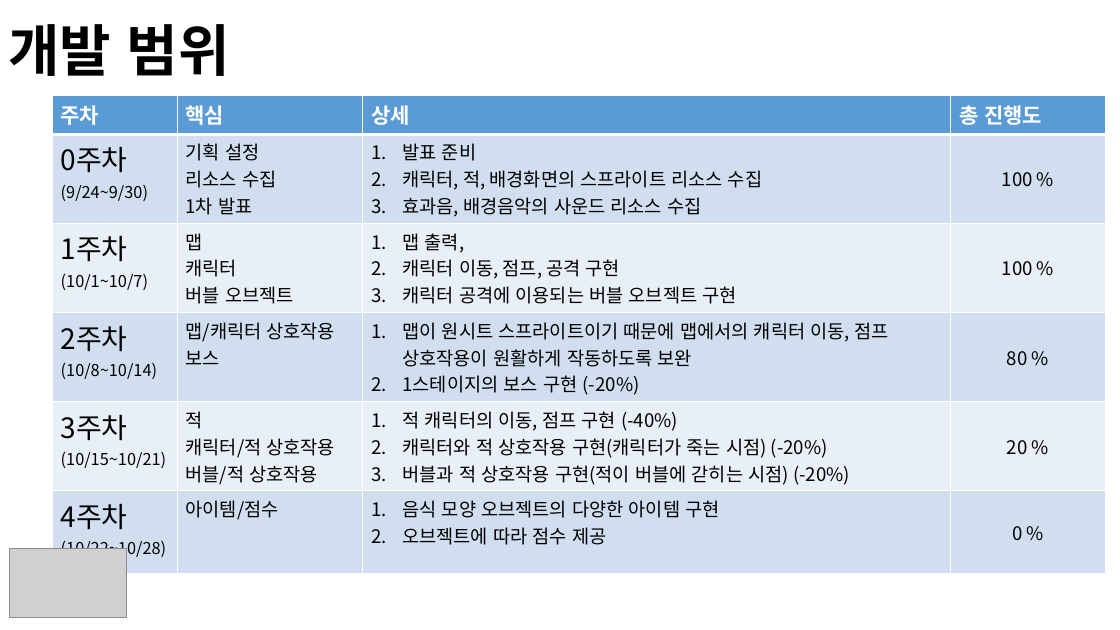
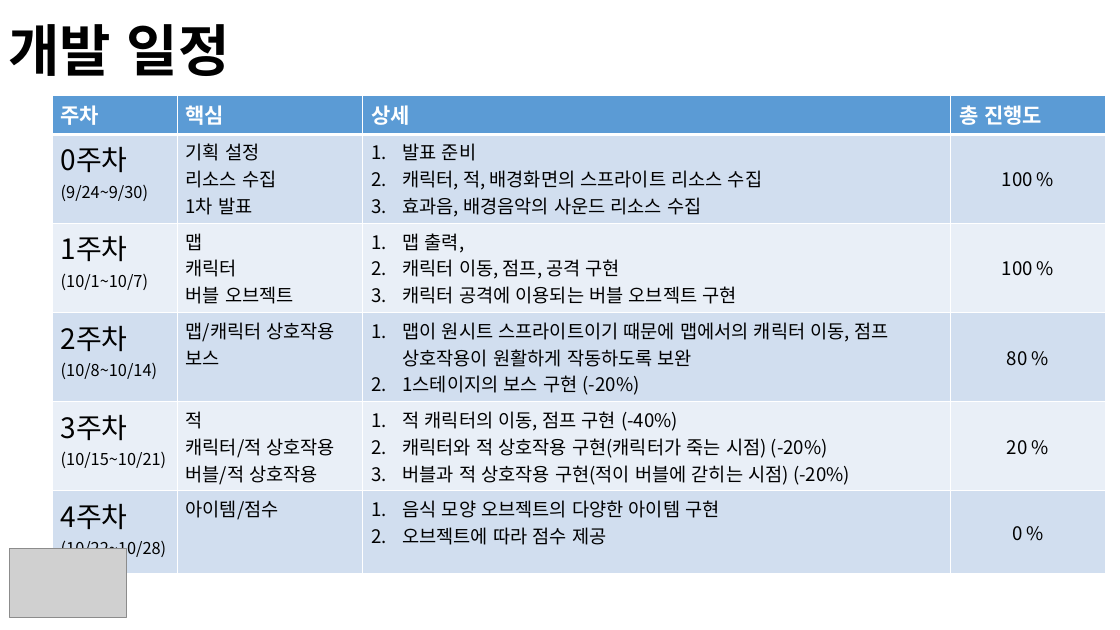
Before and after one commit to HaneulYun/2DGP, a slide deck: slide 4 of project/proposal/프레젠테이션2.pptx. Drawn at 1120x630 pixels with LibreOffice and Linux fonts; fonts in the diff are those of the drawing; grey boxes stand for pictures; background and template pictures are left out. Boxes give left, top, right and bottom in pixels: in the first picture for what was removed or moved away, otherwise in the second. Text is boxed around its words. In the diff, an @@ line names an element or a change of style, - is before the commit and + after.

```diff
--- a/project/proposal/프레젠테이션2.pptx
+++ b/project/proposal/프레젠테이션2.pptx
@@ text at [8,24,230,76]: text changed @@
-개발 범위
+개발 일정
```
Also in this commit, not shown: 1 other slide changed, 2 slides added, 1 other file.
